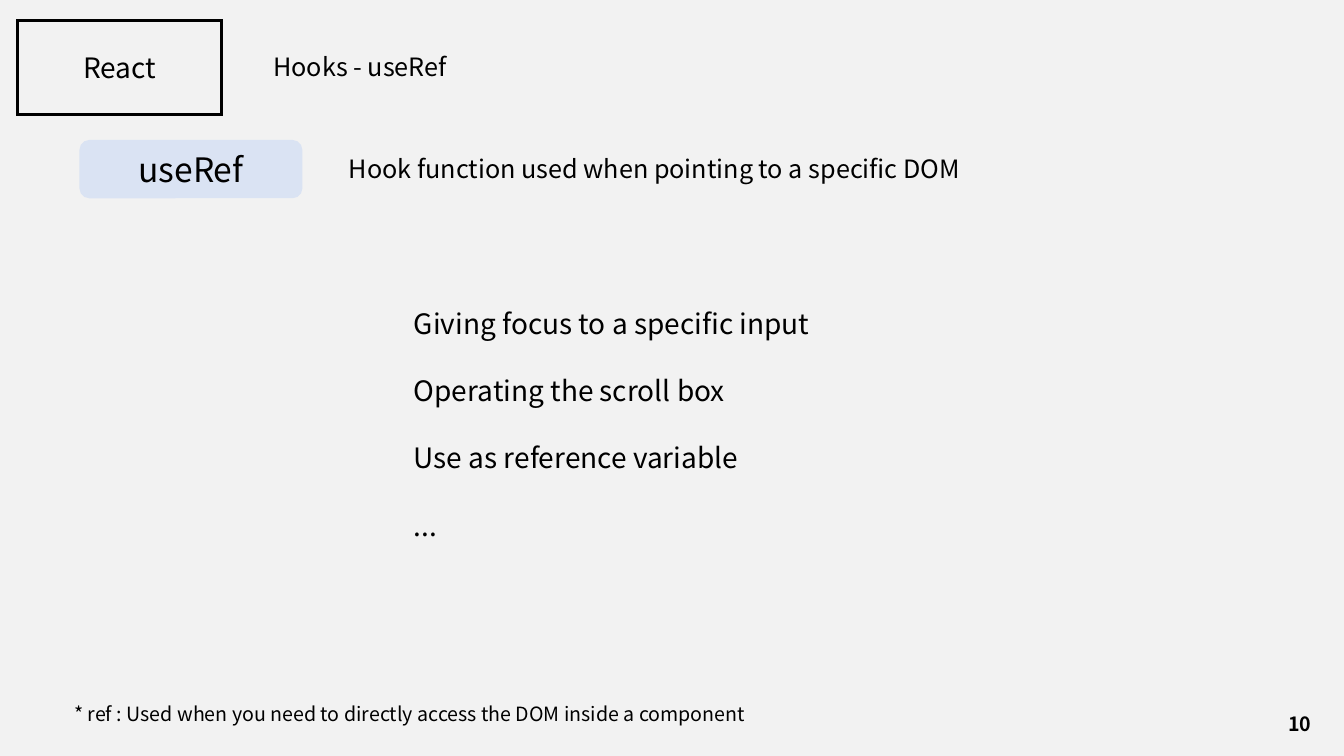
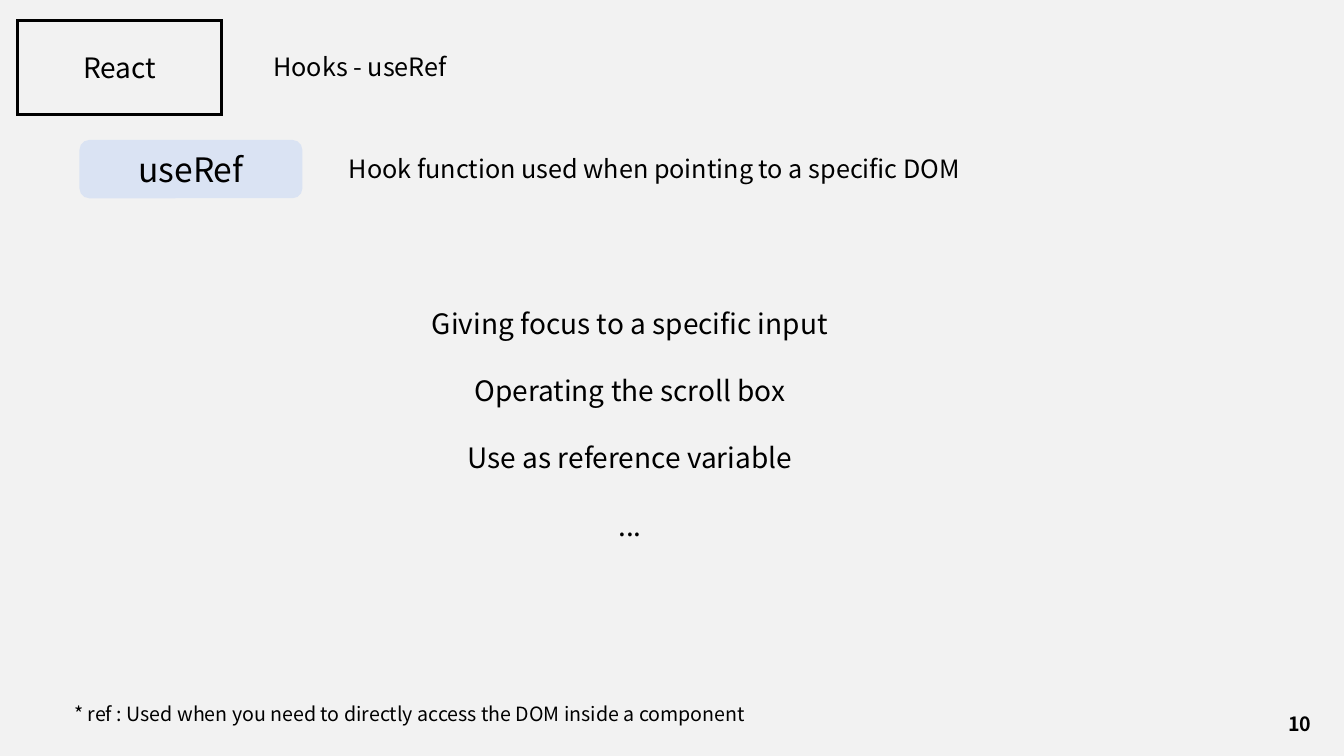
Before and after one commit to J3SUNG/Seminar, a slide deck: slide 10 of 210225_React_2.pptx. Drawn at 1344x756 pixels with LibreOffice and Linux fonts; fonts in the diff are those of the drawing. Boxes give left, top, right and bottom in pixels: in the first picture for what was removed or moved away, otherwise in the second. Text is boxed around its words. In the diff, an @@ line names an element or a change of style, - is before the commit and + after.

```diff
--- a/210225_React_2.pptx
+++ b/210225_React_2.pptx
@@ text "Giving focus to a specific ...": place and size @@
-text "Giving focus to a specific ..." at box(414, 311, 810, 469)
+text "Giving focus to a specific ..." at box(432, 311, 828, 469)
@@ text "Giving focus to a specific ..." at box(432, 311, 828, 469): alignment left to centre @@
```
Also in this commit, not shown: 2 slides added, 1 other file.
